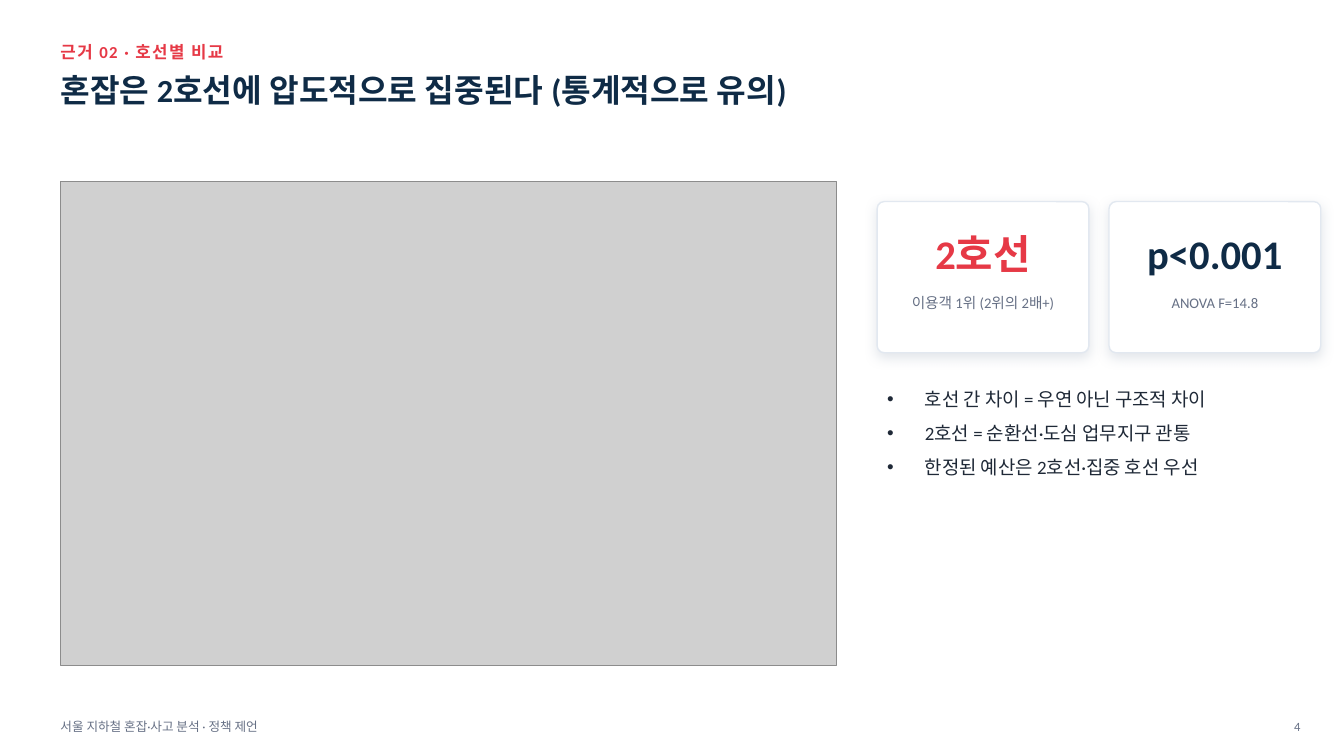
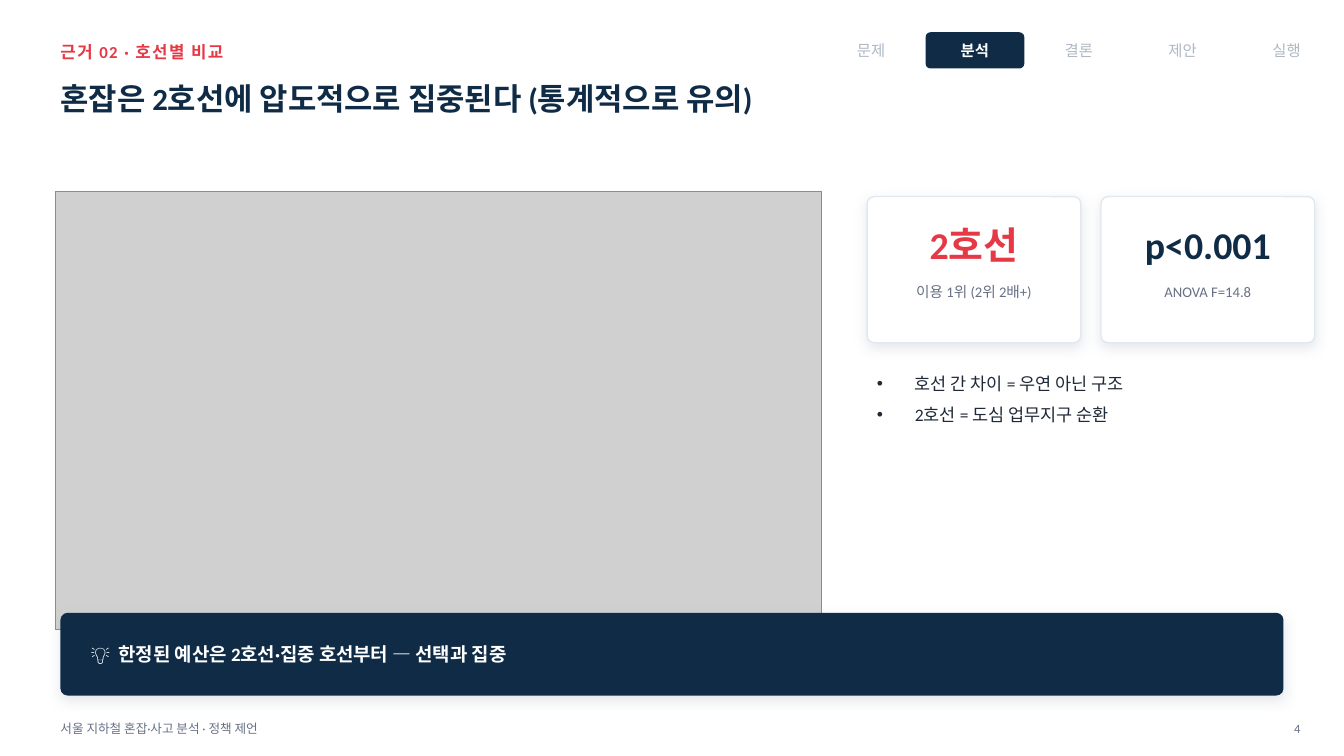
Before and after one commit to yuneunmi814-cmyk/data-analysis-mini-project, a slide deck: slide 5 of 발표장표_지하철혼잡.pptx (slide 4 before the commit). Drawn at 1344x756 pixels with LibreOffice and Linux fonts; fonts in the diff are those of the drawing; grey boxes stand for pictures. Boxes give left, top, right and bottom in pixels: in the first picture for what was removed or moved away, otherwise in the second. Text is boxed around its words. In the diff, an @@ line names an element or a change of style, - is before the commit and + after.

```diff
--- a/발표장표_지하철혼잡.pptx
+++ b/발표장표_지하철혼잡.pptx
@@ text added at box(857, 44, 885, 57), 11 pt, text #AEB8C4 @@
+문제
@@ rounded rectangle added at box(926, 32, 1024, 69), fill #0F2B46 @@
@@ text added at box(961, 43, 989, 58), 11 pt, text #FFFFFF, bold @@
+분석
@@ text added at box(1065, 43, 1093, 57), 11 pt, text #AEB8C4 @@
+결론
@@ text added at box(1168, 43, 1196, 57), 11 pt, text #AEB8C4 @@
+제안
@@ text added at box(1272, 43, 1300, 57), 11 pt, text #AEB8C4 @@
+실행
@@ text "혼잡은 2호선에 압도적으로 집중된다 (통계적으로 ...": place and size @@
-text "혼잡은 2호선에 압도적으로 집중된다 (통계적으로 ..." at box(60, 75, 787, 107)
+text "혼잡은 2호선에 압도적으로 집중된다 (통계적으로 ..." at box(60, 84, 752, 115)
@@ text "혼잡은 2호선에 압도적으로 집중된다 (통계적으로 ..." at box(60, 84, 752, 115): size 23 to 22 pt; line spacing 1.05 to 1.04 @@
@@ picture: place and size @@
-picture at box(60, 181, 837, 665)
+picture at box(55, 192, 822, 630)
@@ rounded rectangle at box(867, 197, 1081, 343): shadow changed; proportions changed @@
@@ rounded rectangle: place and size @@
-rounded rectangle at box(877, 202, 1089, 353)
+rounded rectangle at box(867, 197, 1081, 343)
@@ rounded rectangle: place and size @@
-rounded rectangle at box(1109, 202, 1321, 353)
+rounded rectangle at box(1101, 197, 1315, 343)
@@ rounded rectangle at box(1101, 197, 1315, 343): shadow changed; proportions changed @@
@@ text "2호선" at box(930, 227, 1019, 262): size 29 to 27 pt @@
@@ text "2호선": place and size @@
-text "2호선" at box(935, 236, 1030, 272)
+text "2호선" at box(930, 227, 1019, 262)
@@ text "p<0.001": place and size @@
-text "p<0.001" at box(1147, 242, 1282, 276)
+text "p<0.001" at box(1145, 234, 1271, 265)
@@ text "p<0.001" at box(1145, 234, 1271, 265): size 29 to 27 pt @@
@@ text at box(916, 285, 1032, 299): text changed @@
-이용객 1위 (2위의 2배+)
+이용 1위 (2위 2배+)
@@ text "ANOVA F=14.8": place and size @@
-text "ANOVA F=14.8" at box(1172, 298, 1258, 308)
+text "ANOVA F=14.8" at box(1164, 287, 1251, 297)
@@ text at box(915, 375, 1124, 423): text changed; size 13.5 to 12.5 pt @@
-• 호선 간 차이 = 우연 아닌 구조적 차이
-• 2호선 = 순환선·도심 업무지구 관통
-• 한정된 예산은 2호선·집중 호선 우선
+• 호선 간 차이 = 우연 아닌 구조
+• 2호선 = 도심 업무지구 순환
@@ rounded rectangle added at box(60, 613, 1284, 696), fill #0F2B46 @@
@@ text added at box(119, 645, 507, 663), 13.5 pt, text #FFFFFF, bold @@
+💡 한정된 예산은 2호선·집중 호선부터 — 선택과 집중
```
Also in this commit, not shown: 10 other slides changed, 4 slides added, 1 other file.
